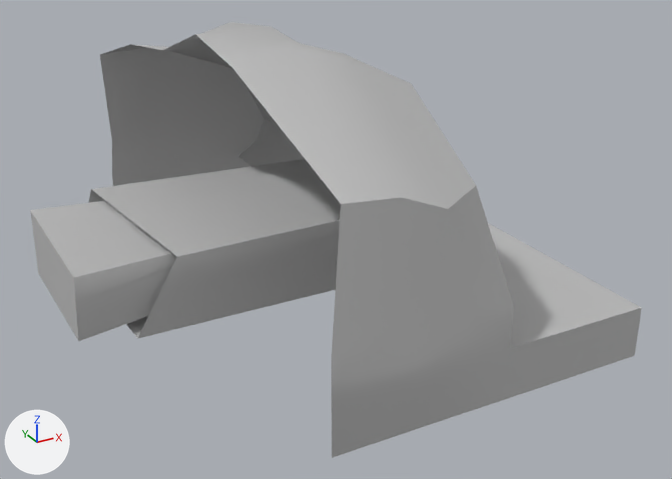
Two versions of the FBX model Assets/RawAssets/Moving_RocksPlatform.fbx, one commit apart.
Before and after are seen from a 50 mm lens placed at (-17.8, -40.1, 17.2), pointed at (2.0, -4.1, -0.7). Every picture has the same lights, and +X, +Y and +Z are marked at lower left. Vertices at the same position are counted once.

Script lines for the objects in view, before the commit:
```python
me_mesh = bpy.data.meshes.new('Mesh')
me_mesh.from_pydata(...)  # 101 vertices, 77 faces; spans x -42.3..33.3, y -35.9..15.3, z -15.9..16.4
me_mesh.materials.append(mat_phong1)  # grey #bcbcbc
me_mesh_001 = bpy.data.meshes.new('Mesh.001')
me_mesh_001.from_pydata(...)  # 44 vertices, 42 faces; spans x -10.5..50.0, y -7.4..6.2, z -4.2..5.4
me_mesh_001.materials.append(mat_phong1)  # grey #bcbcbc
ob_movingrocks2 = bpy.data.objects.new('movingrocks2', me_mesh_001)
ob_movingrocks2.parent = ob_pcube1
ob_movingrocks2.location = (-1.911, -0.0479, -4.008)
ob_movingrocks2.scale = (0.863, 0.863, 0.863)
ob_platform_movingrocks2 = bpy.data.objects.new('platform_movingrocks2', me_mesh)
ob_platform_movingrocks2.parent = ob_pcube1
ob_platform_movingrocks2.location = (0.0144, -0.00113, -1.704)
```
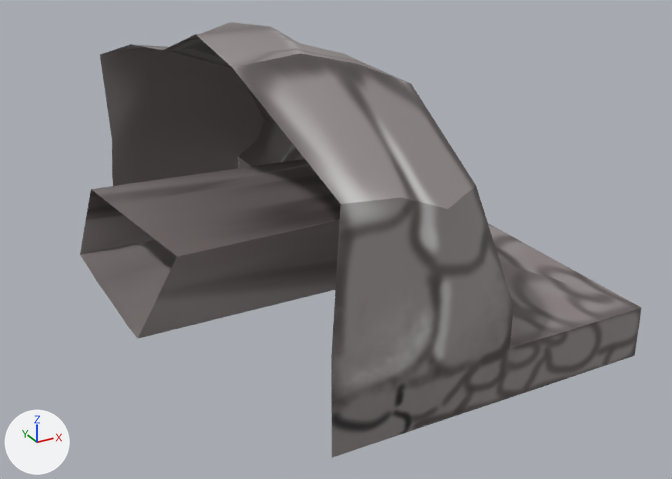
The newer file is also rescaled (x77.23), turned or shifted as a whole; pictures and numbers use the older file's frame.

Pixel boxes (x1, y1, x2, y2) of what changed, in the pictures (672 x 479 px):
```json
{"object": "platform_movingrocks2", "change": "recoloured, surface changed", "before": [80, 22, 642, 458], "after": [80, 22, 642, 458]}
{"object": "movingrocks2", "change": "deleted", "before": [30, 201, 177, 341]}
{"part": 1, "of": "me_mesh", "change": "surface changed", "before": [89, 22, 642, 458], "after": [80, 22, 642, 458]}
```

Edits to the scene script, one JSON object a line:
```json
{"op": "add", "block": "img_textures_skull_volcano_platform_floor_png", "code": ["img_textures_skull_volcano_platform_floor_png = load_image('Textures_Skull_Volcano_Platform_Floor.png', '_unpacked/Textures_Skull_Volcano_Platform_Floor.png', 1024, 1024, 'sRGB')"]}
{"op": "add", "block": "mat_phong2", "code": ["mat_phong2 = principled_material('phong2')", "mat_phong2.texture = img_textures_skull_volcano_platform_floor_png", "mat_phong2.roughness = 0.553"]}
{"block": "me_mesh", "where": "me_mesh.from_pydata(...)  # 101 vertices, 77 faces; spans x -42.3..33.3, y -35.9..15.3, z -15.9..16.4"}
{"block": "me_mesh", "where": "# used by ob_platform_movingrocks2; parent = ob_pcube1; location = (0.0144, -0.00113, -1.704)"}
{"op": "remove", "block": "me_mesh", "code": "me_mesh.materials.append(mat_phong1)  # grey #bcbcbc"}
{"block": "me_mesh", "change": "me_mesh part 1: texture (UV) coordinates of 77 of 77 faces, centred in x -42.2..9.7, y -35.4..11.0, z -15.7..16.0, changed; they spanned u -1.04..1.29, v -1.66..0.87 and now span u 0.55..0.95, v 0.11..0.43"}
{"op": "add", "block": "me_mesh", "code": "me_mesh.materials.append(mat_phong2)  # picture img_textures_skull_volcano_platform_floor_png"}
{"op": "remove", "block": "ob_movingrocks2", "code": ["ob_movingrocks2 = bpy.data.objects.new('movingrocks2', me_mesh_001)", "ob_movingrocks2.parent = ob_pcube1", "ob_movingrocks2.location = (-1.911, -0.0479, -4.008)", "ob_movingrocks2.scale = (0.863, 0.863, 0.863)"]}
```
